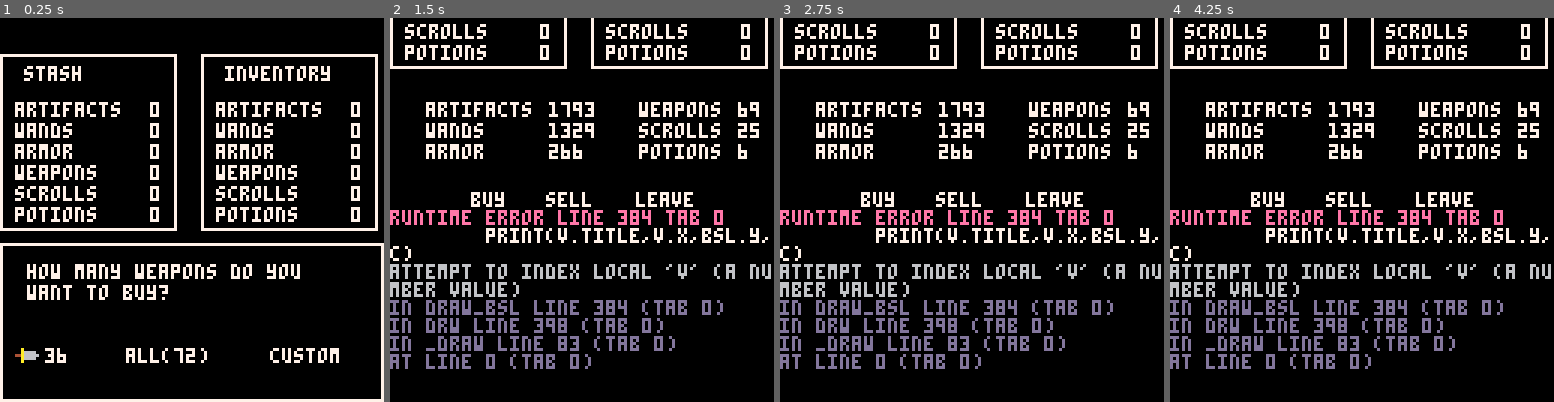
Above: before the commit, frames 1-4 (left to right).
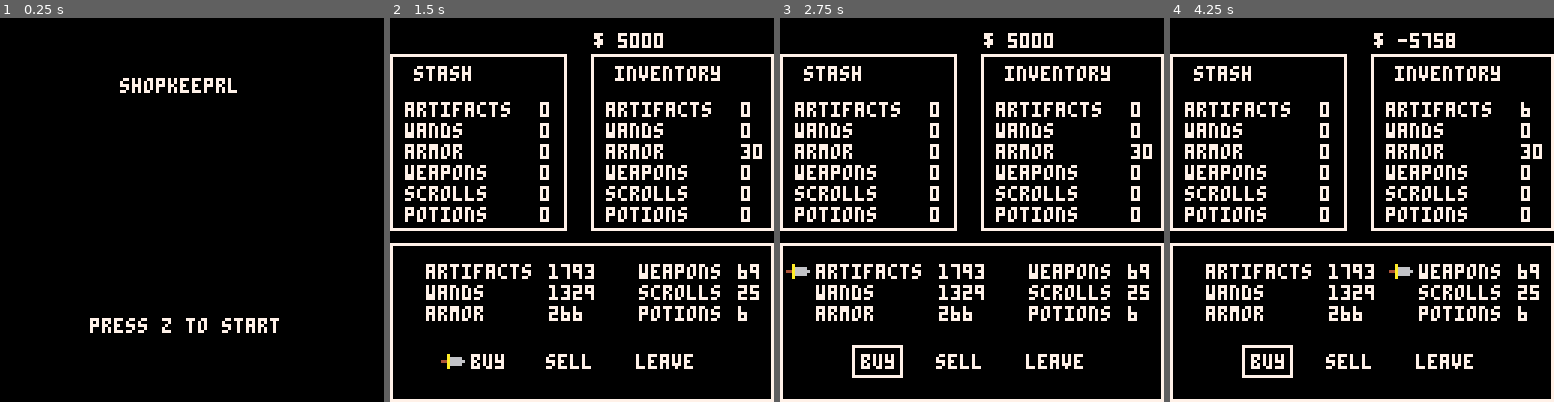
Above: after the commit, the same moments.

Repository: norendren/rogueWars
Game: PICO-8 cartridge main.p8
The game is run twice, just before and just after one commit, with the same random seed, the same clock (stepped at 60 frames per second) and the same inputs.
Inputs:
- Up to frame 1 (0.25 s): no input
- Up to frame 2 (1.5 s): tap O (Z key) at 0.33, 0.7, 1.43 s; tap X (X key) at 1.07 s
- Up to frame 3 (2.75 s): hold Left 1.97-2.37 s; tap X (X key) at 2.07, 2.4, 2.73 s; tap O (Z key) at 2.22 s; hold Down from 2.42 s (still down)
- Up to frame 4 (4.25 s): release Down at 2.82 s; hold Right 2.87-3.53 s; tap X (X key) every 0.33 s from 3.07 to 4.07 s; tap O (Z key) at 3.1, 3.98 s; hold Up 3.58-4.08 s; hold Right from 4.13 s (still down)

The runs differ from the first frame. In frame 1, 16% of the frame differs, in the area x 0-100%, y 9-100%; in frame 2, 27%; in frame 3, 27%; in frame 4, 27%, in the area x 0-100%, y 0-100%.
Error before the commit: runtime error line 384 tab 0; print(v.title,v.x,bsl.y,c); attempt to index local 'v' (a number value)

Commit message:
buying works!!

Diff:
--- a/main.p8
+++ b/main.p8
@@ -7,12 +7,12 @@
 scrn = {}
 
 function _init()
-    -- show_menu()
+    show_menu()
     -- show_intro()
-    -- show_navigation()
+    -- show_navigation()print("current "..p.cursor.trans.pos, 0,0,7)
     -- show_bsl()
     -- show_transaction()
-    show_final_transaction()
+    -- show_final_transaction()
 
     p.cursor.nav=nav_menu["gkh"]
     p.cursor.items = items["weapons"]
@@ -188,7 +188,7 @@
         pos=2
     },
     cust={
-        amt="custom",
+        amt=0,
         x=90,
         pos=3
     }
@@ -204,13 +204,13 @@
     },
     cursor={
         nav={},
-        item={},
+        items={},
         bsl={},
         trans={}
     },
     inventory={{disp="artifacts",amt=0},
     {disp="wands",amt=0},
-    {disp="armor",amt=0},
+    {disp="armor",amt=30},
     {disp="weapons",amt=0},
     {disp="scrolls",amt=0},
     {disp="potions",amt=0}},
@@ -260,10 +260,11 @@
     rect(
         inv_coords.base_x-5,
         inv_coords.base_y-16,
-        (inv_coords.base_x-5)+inv_coords.x_off+13,
+        127,
         70,
         c)
 
+    print("$ "..p.money, inv_coords.base_x-4, 5, c)
     print("inventory", inv_coords.base_x+3, inv_coords.base_y-12, c)
     x = inv_coords.base_x
     y = inv_coords.base_y
@@ -336,7 +337,9 @@
 
 function draw_bsl(c)
     for k,v in pairs(bsl) do
-        print(v.title,v.x,bsl.y,c)
+        if k != "y" then -- silly of me to put the y value in there
+            print(v.title,v.x,bsl.y,c)
+        end
     end
 end
 
@@ -401,6 +404,7 @@
 
     -- middle of the road amount
     if p.cursor.bsl.title == "buy" then
+        p.inf_trans.buying = true
         --TODO: big todo here to show proper amount and account for capacity
         trans_menu["middle"].amt = flr((p.money/p.cursor.items.curr)/2)
         print(trans_menu["middle"].amt, trans_menu["middle"].x, trans_menu.y)
@@ -408,6 +412,7 @@
         print("all("..trans_menu["all"].amt..")", trans_menu["all"].x, trans_menu.y)
         print("custom", trans_menu["cust"].x, trans_menu.y)
     end
+    -- selling
 
     rect(0,nav_coords.base_y-10,127,127,7)
 
@@ -430,9 +435,56 @@
     end
 end
 
+-- semi helpful debugger
+function show_shit()
+    scrn.upd = function()
+    end
+
+    scrn.drw = function()
+        cursor(0)
+        color(7)
+        for k,v in pairs(bsl) do
+            print(k)
+        end
+    end
+end
+
 function show_adjust_amt()
-end
-
+    scrn.upd = adjust_update
+    scrn.drw = adjust_draw
+end
+
+function adjust_draw()
+    draw_inventory(7)
+    draw_stash(7)
+
+    print("current "..p.cursor.trans.pos, 0,0,7)
+    print("current "..p.cursor.trans.amt, 0,7,7)
+
+    print("adjust final amount?",item_coords.base_x-3, item_coords.base_y, 7)
+    print("⬆️⬇️ = 1",item_coords.base_x-3, item_coords.base_y+7, 7)
+    print("⬅️➡️ = 5",item_coords.base_x-3, item_coords.base_y+14, 7)
+
+    print(p.cursor.trans.amt, 62, trans_menu.y, 7)
+
+    rect(0,nav_coords.base_y-10,127,127,7)
+end
+
+function adjust_update()
+    if(btnp(0)) and p.cursor.trans.amt > 5 then p.cursor.trans.amt-=5 end
+    if(btnp(1)) then p.cursor.trans.amt+=5 end
+    if(btnp(2)) then p.cursor.trans.amt+=1 end
+    if(btnp(3)) and p.cursor.trans.amt > 1 then p.cursor.trans.amt-=1 end
+
+    if(btnp(4)) then show_final_transaction() end
+
+    if(btnp(5)) then
+        --fix all the math here for maxes and negatives
+        p.money -= p.cursor.trans.amt*p.cursor.items.curr
+        p.inventory[p.cursor.items.pos].amt += p.cursor.trans.amt
+        show_bsl()
+    end
+end
 
 item_coords = {
     base_x = 12,
